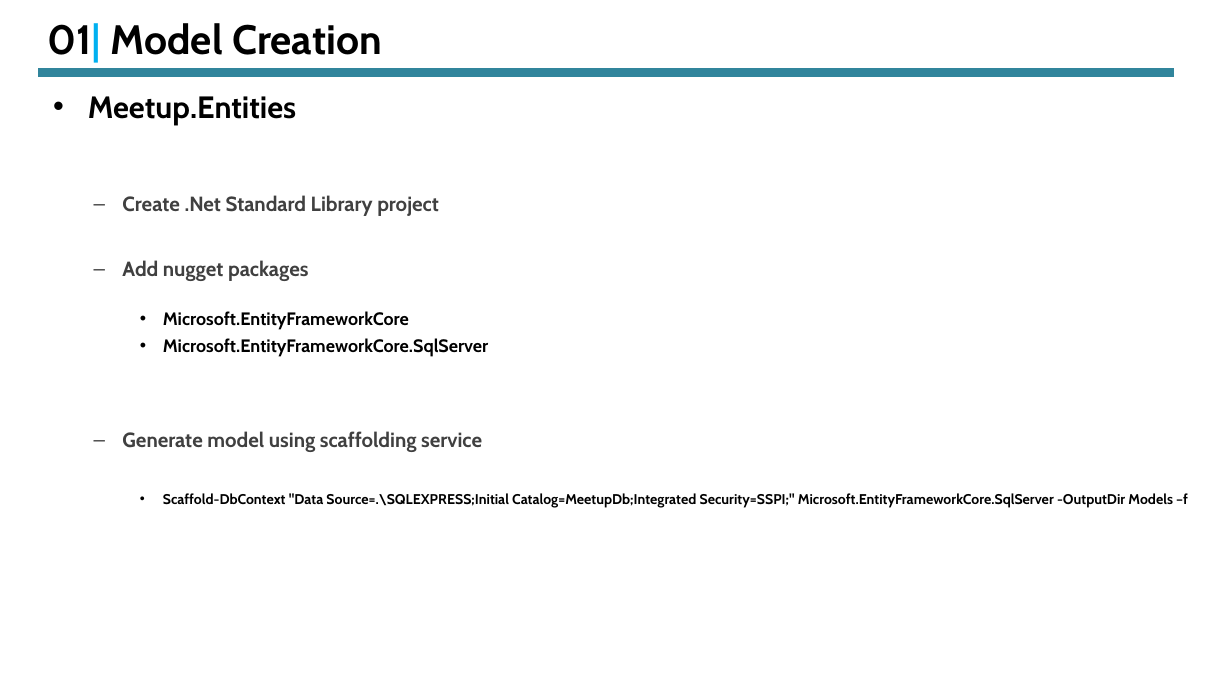
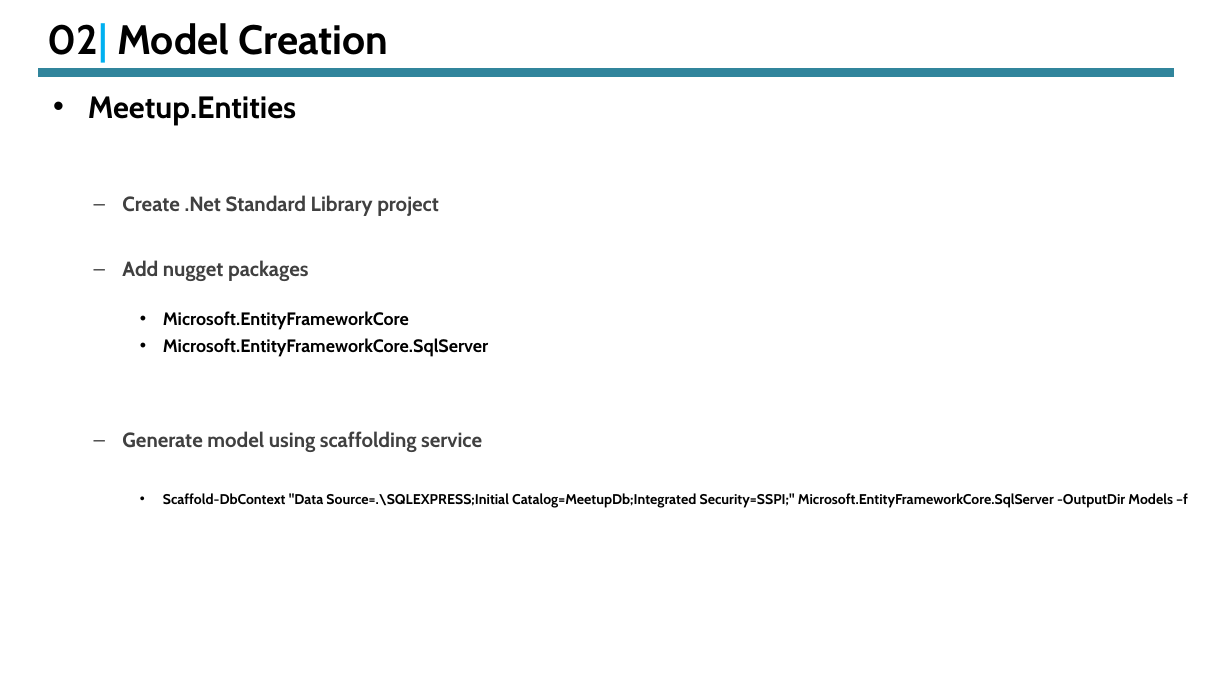
Before and after one commit to vkg-mca/Meetup, a slide deck: slide 9 of End-To-End Rapid API Development With DotNet Core .pptx (slide 8 before the commit). Drawn at 1232x693 pixels with LibreOffice and Linux fonts; fonts in the diff are those of the drawing. Boxes give left, top, right and bottom in pixels: in the first picture for what was removed or moved away, otherwise in the second. Text is boxed around its words. In the diff, an @@ line names an element or a change of style, - is before the commit and + after.

```diff
--- a/End-To-End Rapid API Development With DotNet Core .pptx
+++ b/End-To-End Rapid API Development With DotNet Core .pptx
@@ title at [48, 23, 389, 63]: text changed @@
-01| Model Creation
+02| Model Creation
```
Also in this commit, not shown: 4 other slides changed, 1 slide added.
